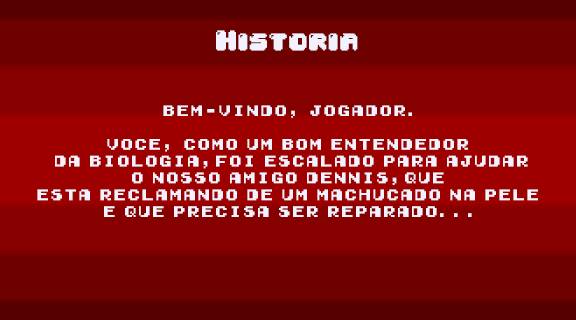
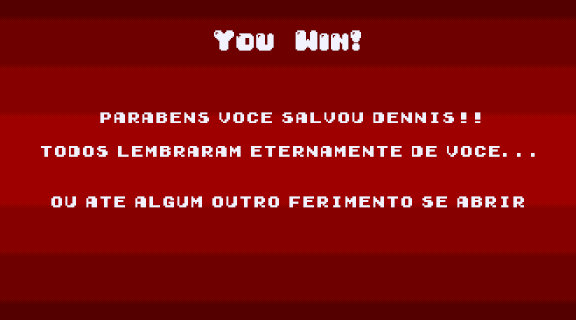
Before/after of a w=576, h=320 layered artwork. What changed in the layer stack:
hid "Bem-vindo, jogador. Voce, como um bom entendedor da Biologia," over bbox(37, 105, 538, 217)
renamed "Enquanto isso, diversas bacterias estarao tentando penetrar o f" to "Parabens voce salvou Dennis!! Todos lembraram eternamente de v", showed it, painted on it over bbox(37, 105, 538, 217)
renamed "Historia" to "You Win!", painted on it over bbox(214, 30, 361, 51)
